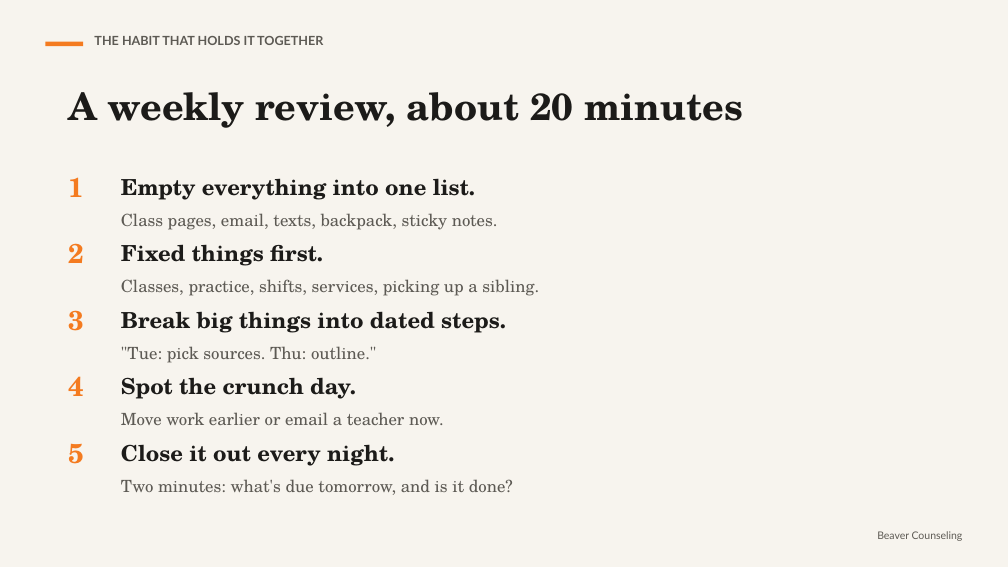
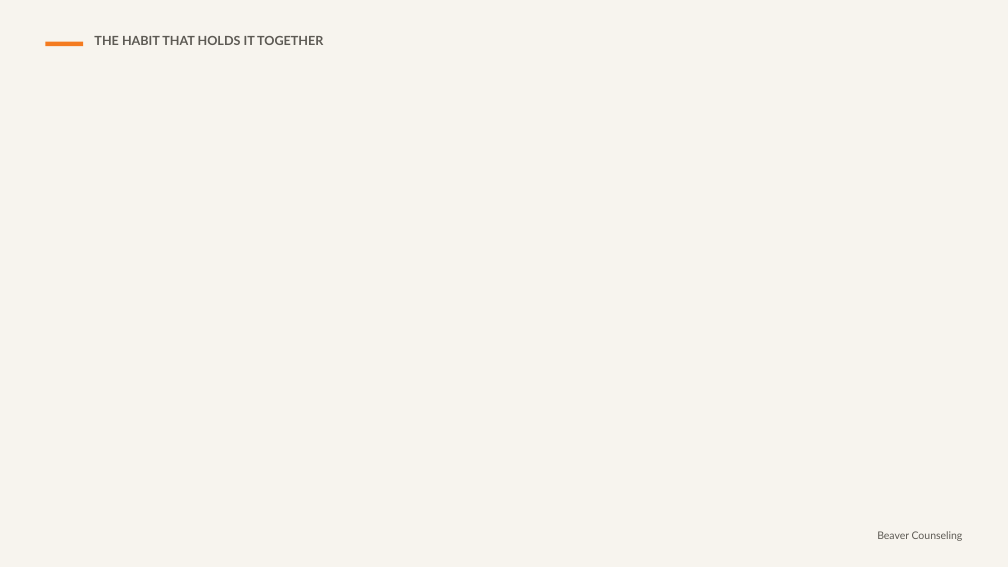
Before and after one commit to rmwtoolkit/bcds-toolkit, a slide deck: slide 20 of decks/running-the-show-lesson-v2.pptx (slide 12 before the commit). Drawn at 1008x567 pixels with LibreOffice and Linux fonts; fonts in the diff are those of the drawing; background and template pictures are left out. Boxes give left, top, right and bottom in pixels: in the first picture for what was removed or moved away, otherwise in the second. Text is boxed around its words. In the diff, an @@ line names an element or a change of style, - is before the commit and + after.

```diff
--- a/decks/running-the-show-lesson-v2.pptx
+++ b/decks/running-the-show-lesson-v2.pptx
@@ text removed at (68,92,744,128) @@
-A weekly review, about 20 minutes
@@ text removed at (68,177,84,197) @@
-1
@@ text removed at (121,178,498,230) @@
-Empty everything into one list.
-Class pages, email, texts, backpack, sticky notes.
@@ text removed at (68,243,84,263) @@
-2
@@ text removed at (121,244,539,296) @@
-Fixed things first.
-Classes, practice, shifts, services, picking up a sibling.
@@ text removed at (68,310,84,331) @@
-3
@@ text removed at (121,311,506,363) @@
-Break big things into dated steps.
-"Tue: pick sources. Thu: outline."
@@ text removed at (68,376,84,396) @@
-4
@@ text removed at (121,377,444,425) @@
-Spot the crunch day.
-Move work earlier or email a teacher now.
@@ text removed at (68,443,84,464) @@
-5
@@ text removed at (121,444,513,495) @@
-Close it out every night.
-Two minutes: what's due tomorrow, and is it done?
```
Also in this commit, not shown: 12 other slides changed, 14 slides added, 2 slides removed, 23 other files.
